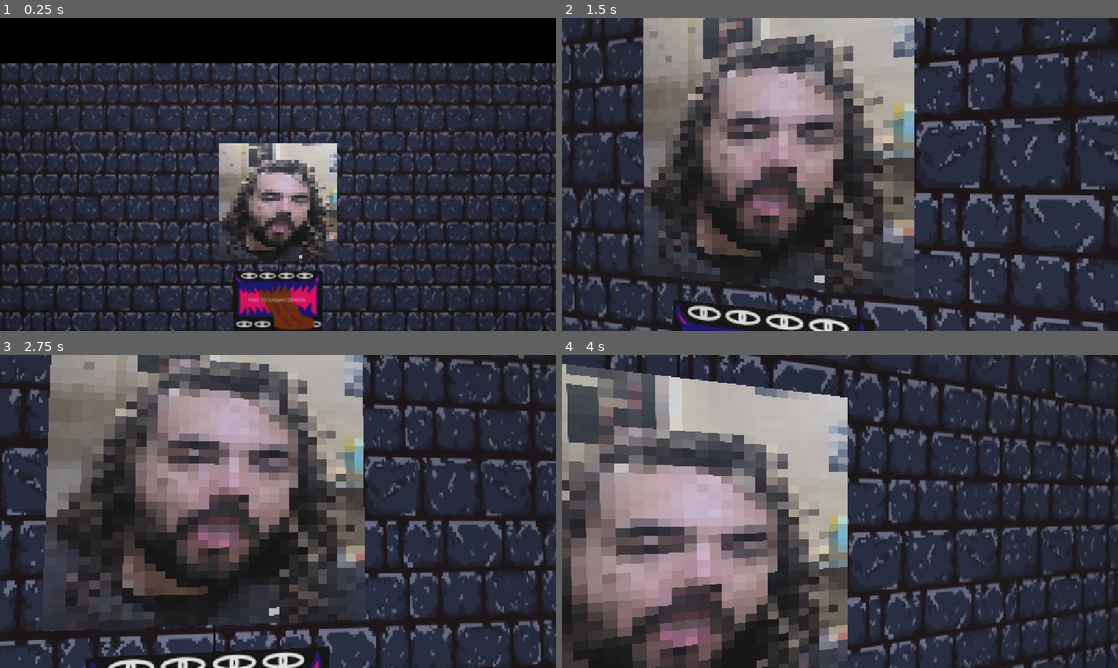
Above: before the commit, frames 1-4 (two rows, left to right).
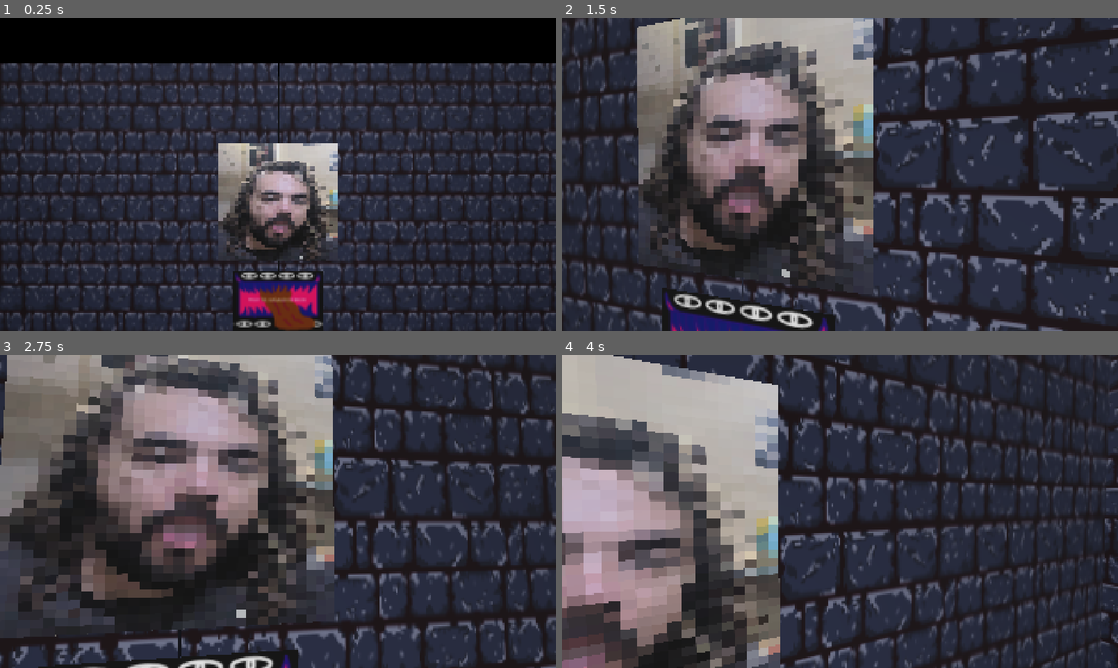
Above: after the commit, the same moments.

Repository: aduImperfect/Present
Game: Godot game, scene res://Scenes/main.tscn
The game is run twice, just before and just after one commit, with the same random seed, the same clock (stepped at 60 frames per second) and the same inputs.
Inputs (mouse positions are in pixels of both pictures, inside the frame that each line leads up to):
- Up to frame 1 (0.25 s): no input
- Up to frame 2 (1.5 s): tap Enter (ui_accept) at 0.5, 0.6, 0.77, 1.07 s; move the mouse to (867, 174) at 0.52 s; hold W (move_forward) from 0.53 s (still down); move the mouse to (812, 174) at 1.27 s; tap E (view_information) at 1.35 s
- Up to frame 3 (2.75 s): keep holding W (move_forward); tap Enter (ui_accept) at 1.52, 1.55, 1.82, 2.1 s; move the mouse to (289, 505) at 2.02 s
- Up to frame 4 (4 s): keep holding W (move_forward); move the mouse to (834, 517) at 2.77 s; tap E (view_information) at 2.85 s; tap Enter (ui_accept) at 3.02, 3.05, 3.32, 3.6, 3.77 s; move the mouse to (878, 514) at 3.52 s

The runs differ from the first frame. In frame 1, 3.8% of the frame differs, in the area x 0-100%, y 14-100%; in frame 2, 47%; in frame 3, 51%; in frame 4, 53%, in the area x 0-100%, y 0-100%.

Commit message:
Builds and stuff

Diff:
--- a/present/project.godot
+++ b/present/project.godot
@@ -17,8 +17,9 @@
 
 [display]
 
-window/size/viewport_width=1280
-window/size/viewport_height=720
+window/size/viewport_width=1920
+window/size/viewport_height=1080
+window/size/mode=3
 window/stretch/mode="canvas_items"
 window/stretch/aspect="expand"
 
@@ -30,6 +31,20 @@
 
 [input]
 
+ui_accept={
+"deadzone": 0.5,
+"events": [Object(InputEventKey,"resource_local_to_scene":false,"resource_name":"","device":16,"window_id":0,"alt_pressed":false,"shift_pressed":false,"ctrl_pressed":false,"meta_pressed":false,"pressed":false,"keycode":4194309,"physical_keycode":0,"key_label":0,"unicode":0,"location":0,"echo":false,"script":null)
+, Object(InputEventKey,"resource_local_to_scene":false,"resource_name":"","device":16,"window_id":0,"alt_pressed":false,"shift_pressed":false,"ctrl_pressed":false,"meta_pressed":false,"pressed":false,"keycode":4194310,"physical_keycode":0,"key_label":0,"unicode":0,"location":0,"echo":false,"script":null)
+, Object(InputEventKey,"resource_local_to_scene":false,"resource_name":"","device":16,"window_id":0,"alt_pressed":false,"shift_pressed":false,"ctrl_pressed":false,"meta_pressed":false,"pressed":false,"keycode":32,"physical_keycode":0,"key_label":0,"unicode":32,"location":0,"echo":false,"script":null)
+, Object(InputEventJoypadButton,"resource_local_to_scene":false,"resource_name":"","device":-1,"button_index":0,"pressure":0.0,"pressed":false,"script":null)
+]
+}
+ui_select={
+"deadzone": 0.5,
+"events": [Object(InputEventJoypadButton,"resource_local_to_scene":false,"resource_name":"","device":-1,"button_index":0,"pressure":0.0,"pressed":false,"script":null)
+, Object(InputEventKey,"resource_local_to_scene":false,"resource_name":"","device":16,"window_id":0,"alt_pressed":false,"shift_pressed":false,"ctrl_pressed":false,"meta_pressed":false,"pressed":false,"keycode":32,"physical_keycode":0,"key_label":0,"unicode":32,"location":0,"echo":false,"script":null)
+]
+}
 move_forward={
 "deadzone": 0.2,
 "events": [Object(InputEventJoypadMotion,"resource_local_to_scene":false,"resource_name":"","device":-1,"axis":1,"axis_value":-1.0,"script":null)
@@ -81,7 +96,7 @@
 view_information={
 "deadzone": 0.2,
 "events": [Object(InputEventKey,"resource_local_to_scene":false,"resource_name":"","device":16,"window_id":0,"alt_press …(190 unchanged characters)…
-, Object(InputEventJoypadButton,"resource_local_to_scene":false,"resource_name":"","device":-1,"button_index":0,"pressure":0.0,"pressed":false,"script":null)
+, Object(InputEventJoypadButton,"resource_local_to_scene":false,"resource_name":"","device":-1,"button_index":2,"pressure":0.0,"pressed":false,"script":null)
 ]
 }
 
Not shown, changed: present/export_presets.cfg
